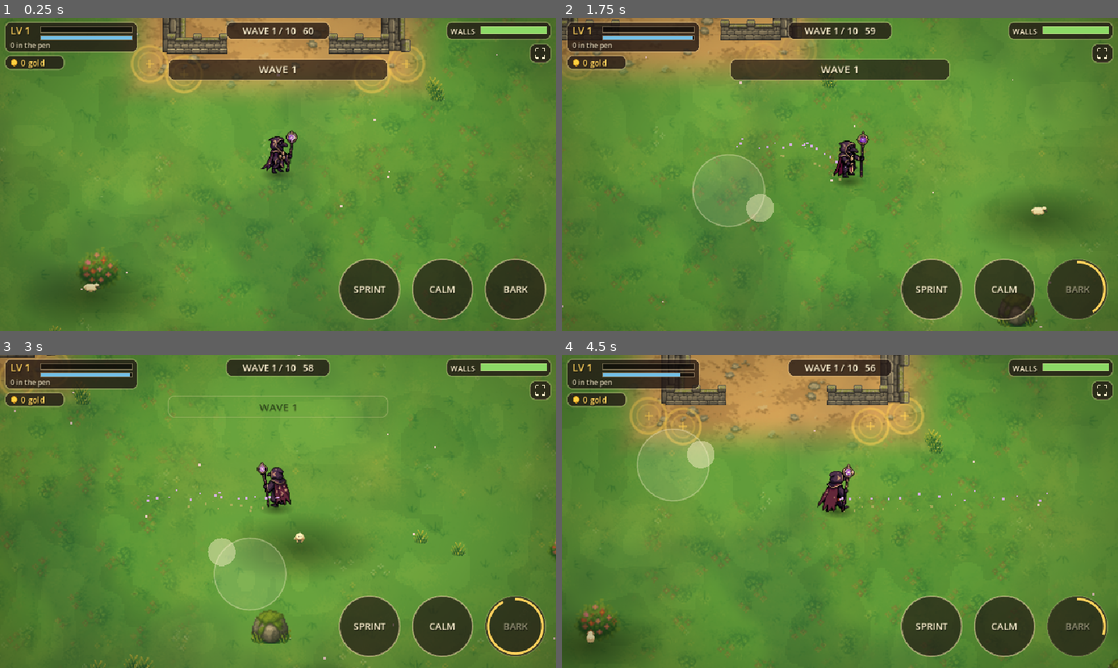
Above: before the commit, frames 1-4 (two rows, left to right).
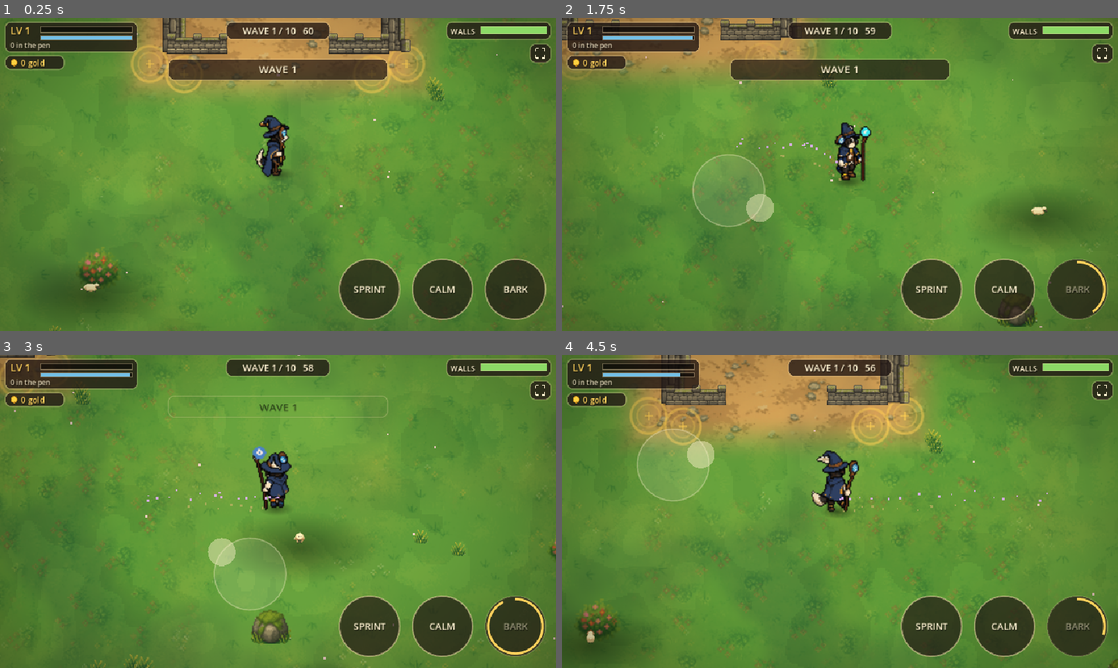
Above: after the commit, the same moments.

Repository: SavageLion/EigthArcanum
Game: Godot game, scene res://main.tscn
Two runs of this game, one before a commit and one after it. Both use one fixed random seed, a clock stepped at 60 frames per second and the inputs below.
Inputs (mouse positions are in pixels of both pictures, inside the frame that each line leads up to):
- Up to frame 1 (0.25 s): no input
- Up to frame 2 (1.75 s): tap Enter at 0.5 s; move the mouse to (962, 158) at 0.52 s; hold D 0.53-1.25 s; tap 1 at 0.6 s; click (962, 158) at 0.67 s; tap Space at 0.77 s; drag from (728, 190) to (812, 237) at 1.27 s
- Up to frame 3 (3 s): move the mouse to (333, 442) at 2.02 s; hold D 2.03-2.75 s; tap 3 at 2.1 s; drag from (250, 574) to (111, 464) at 2.77 s
- Up to frame 4 (4.5 s): move the mouse to (1006, 558) at 3.52 s; hold A 3.53-4.25 s; hold Shift 3.53-4.25 s; tap Space at 3.77 s; drag from (673, 464) to (756, 433) at 4.27 s

The runs differ from the first frame. In frame 1, 0.9% of the frame differs, in the area x 45-54%, y 30-51%; in frame 2, 0.8%; in frame 3, 0.9%; in frame 4, 1.0%, in the area x 44-54%, y 30-51%.

Commit message:
Survivors: collie wizard character with walk, idle and cast animations
Co-Authored-By: Claude Sonnet 5.5 <noreply@anthropic.com>

Diff:
--- a/prototypes/sheepdog-survivors/dog.gd
+++ b/prototypes/sheepdog-survivors/dog.gd
@@ -15,7 +15,7 @@
 var dust: CPUParticles2D
 var squash: float = 0.0
 var cast_t: float = 0.0
-const SC: float = 0.85
+const SC: float = 1.2
 
 func setup(frames: SpriteFrames, shadow_tex: Texture2D) -> void:
 	shadow = Sprite2D.new()
@@ -27,7 +27,7 @@
 	spr.sprite_frames = frames
 	spr.texture_filter = CanvasItem.TEXTURE_FILTER_LINEAR
 	spr.scale = Vector2(SC, SC)
-	spr.offset = Vector2(0, -26)
+	spr.offset = Vector2(0, -22)
 	spr.play("idle_east")
 	add_child(spr)
 	dust = CPUParticles2D.new()
--- a/prototypes/sheepdog-survivors/util.gd
+++ b/prototypes/sheepdog-survivors/util.gd
@@ -59,8 +59,8 @@
 			sf.set_animation_speed(an, float((clips[clip] as Array)[0]))
 			sf.set_animation_loop(an, bool((clips[clip] as Array)[1]))
 			var i: int = 0
-			while ResourceLoader.exists("res://art/raven/%s/%s/%d.png" % [clip, d, i]):
-				sf.add_frame(an, load("res://art/raven/%s/%s/%d.png" % [clip, d, i]) as Texture2D)
+			while ResourceLoader.exists("res://art/wiz/%s/%s/%d.png" % [clip, d, i]):
+				sf.add_frame(an, load("res://art/wiz/%s/%s/%d.png" % [clip, d, i]) as Texture2D)
 				i += 1
 	return sf
 
Binary file added: prototypes/sheepdog-survivors/art-src/ref_wizard.png
Not shown, added: prototypes/sheepdog-survivors/art-src/ref_wizard.png.import
Binary file added: prototypes/sheepdog-survivors/art-src/wiz_south.png
Not shown, added: prototypes/sheepdog-survivors/art-src/wiz_south.png.import
Binary file removed: prototypes/sheepdog-survivors/art/raven/cast/east/0.png
Not shown, removed: prototypes/sheepdog-survivors/art/raven/cast/east/0.png.import
Binary file removed: prototypes/sheepdog-survivors/art/raven/cast/east/1.png
Not shown, removed: prototypes/sheepdog-survivors/art/raven/cast/east/1.png.import
Binary file removed: prototypes/sheepdog-survivors/art/raven/cast/east/2.png
Not shown, removed: prototypes/sheepdog-survivors/art/raven/cast/east/2.png.import
Binary file removed: prototypes/sheepdog-survivors/art/raven/cast/east/3.png
Not shown, removed: prototypes/sheepdog-survivors/art/raven/cast/east/3.png.import
(and 504 more such lines)
